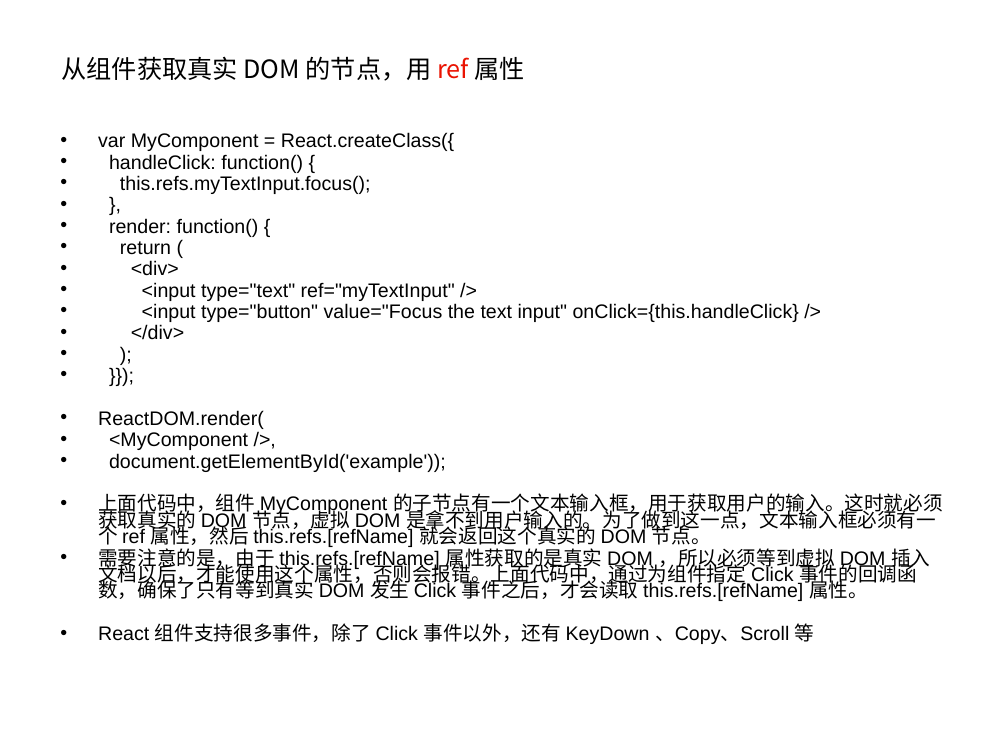
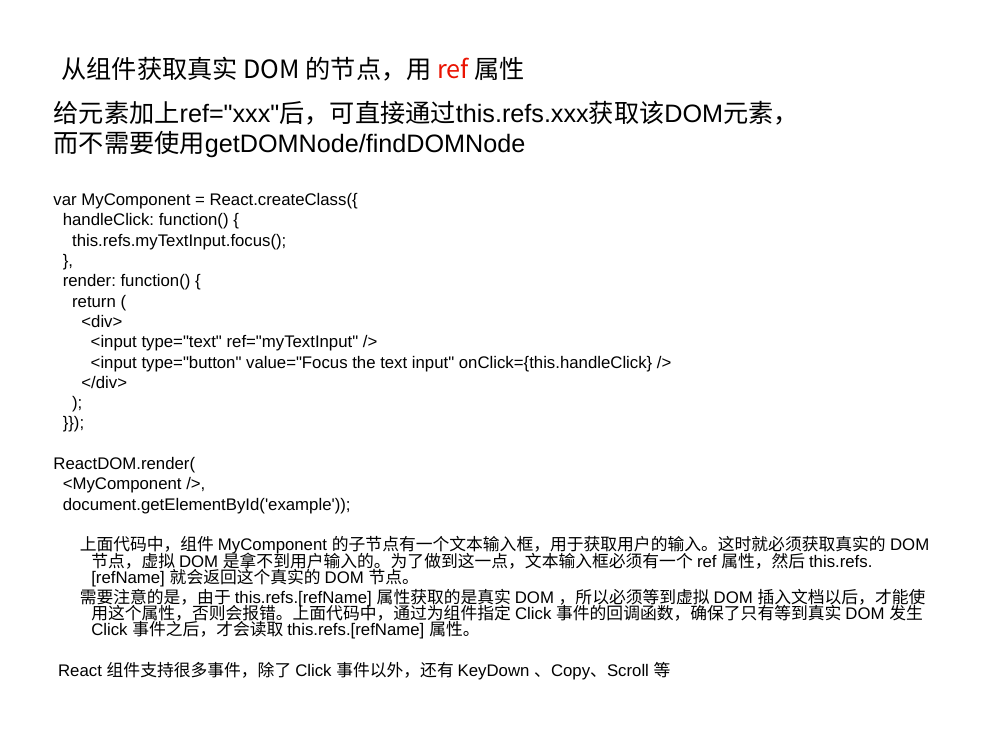
Before and after one commit to guanmeiqi/react-basicKnowledges, a slide deck: slide 21 of react.ppt. Drawn at 1008x756 pixels with LibreOffice and Linux fonts; fonts in the diff are those of the drawing; background and template pictures are left out. Boxes give left, top, right and bottom in pixels: in the first picture for what was removed or moved away, otherwise in the second. Text is boxed around its words. In the diff, an @@ line names an element or a change of style, - is before the commit and + after.

Commit message:
修改doc文档

```diff
--- a/react.ppt
+++ b/react.ppt
@@ text added at (54,100,799,158), 18 pt, text #000000 @@
+给元素加上ref="xxx"后，可直接通过this.refs.xxx获取该DOM元素，
+而不需要使用getDOMNode/findDOMNode
@@ text "var MyComponent = React.createClass({": place and size @@
-text "var MyComponent = React.createClass({" at (98,132,943,644)
+text "var MyComponent = React.createClass({" at (53,193,929,680)
@@ text "var MyComponent = React.createClass({" at (53,193,929,680): size 14 to 12 pt; bullet • to none; line spacing 0.7 to 0.8 @@
```
Also in this commit, not shown: 5 other slides changed, 3 slides added, 2 other files.
